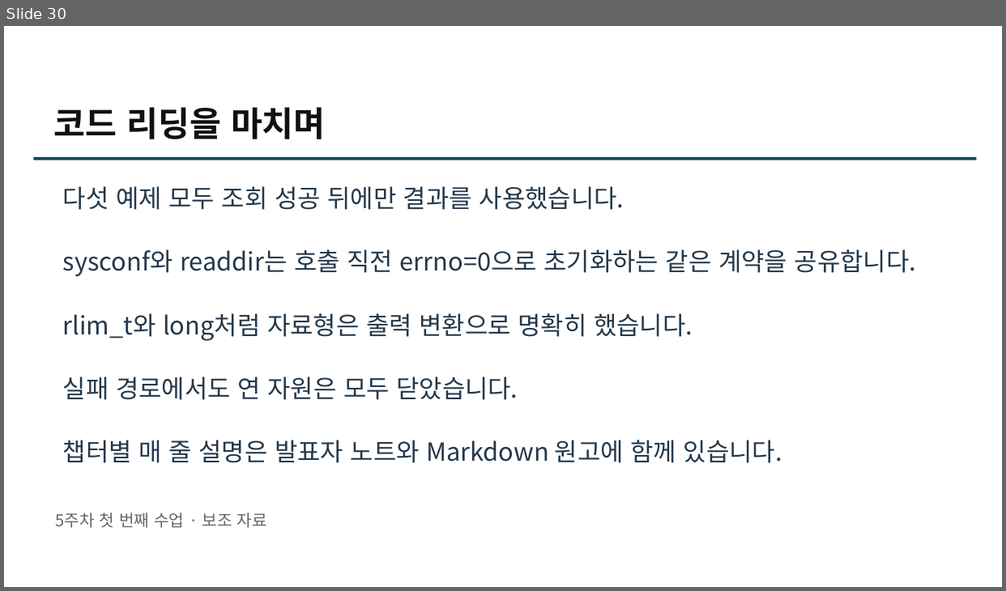
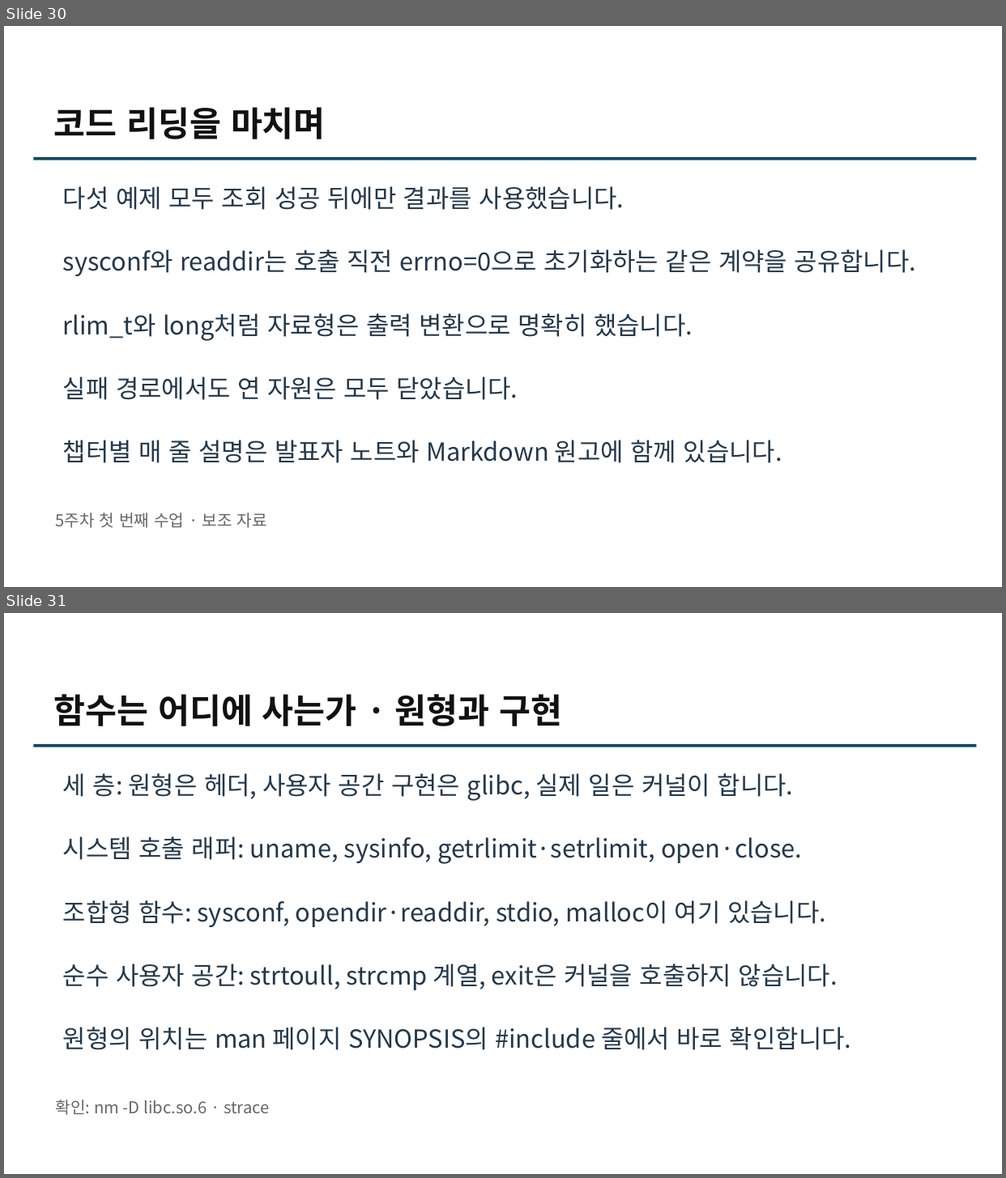
Before and after one commit to HimmelsscheibeVonNebra/2026_SystemProgramming, a slide deck: Presentations/class05-01-code.odp. Shown one above the other, each under a label of ours: slide 30 before the commit, slides 30 and 31 after it. The pictures are 1006x591 and 1006x1178 pixels, drawn with LibreOffice and Linux fonts; fonts in the diff are those of the drawing. Boxes give left, top, right and bottom in pixels: in the first picture for what was removed or moved away, otherwise in the second. Text is boxed around its words. In the diff, an @@ line names an element or a change of style, - is before the commit and + after.

Commit message:
Add function location reference slides to code reading deck
- Deck grows to 32 slides: appendix maps each lab function to its
  declaration header, glibc implementation, and kernel implementation
- Kernel paths link through kernel.org stable (linux-7.2.y), verified
  2026-09-28: sysinfo now lives in kernel/sys.c, uname is newuname

```diff
--- a/Presentations/class05-01-code.odp
+++ b/Presentations/class05-01-code.odp
@@ slide 31 added at [4, 613, 1002, 1174], background #FFFFFF @@
@@ text added at [54, 694, 562, 726], 33 pt, text #111111, bold @@
+함수는 어디에 사는가 · 원형과 구현
@@ line added from (33, 746) to (977, 746), #104862 3 pt @@
@@ text added at [63, 773, 794, 801], 24 pt, text #23384B @@
+세 층: 원형은 헤더, 사용자 공간 구현은 glibc, 실제 일은 커널이 합니다.
@@ text added at [63, 837, 802, 864], 24 pt, text #23384B @@
+시스템 호출 래퍼: uname, sysinfo, getrlimit·setrlimit, open·close.
@@ text added at [63, 901, 826, 927], 24 pt, text #23384B @@
+조합형 함수: sysconf, opendir·readdir, stdio, malloc이 여기 있습니다.
@@ text added at [63, 964, 837, 990], 24 pt, text #23384B @@
+순수 사용자 공간: strtoull, strcmp 계열, exit은 커널을 호출하지 않습니다.
@@ text added at [63, 1027, 851, 1050], 24 pt, text #23384B @@
+원형의 위치는 man 페이지 SYNOPSIS의 #include 줄에서 바로 확인합니다.
@@ text added at [55, 1100, 270, 1115], 15.8 pt, text #666666 @@
+확인: nm -D libc.so.6 · strace
```
Also in this commit, not shown: 1 other slide added, 2 other files.
